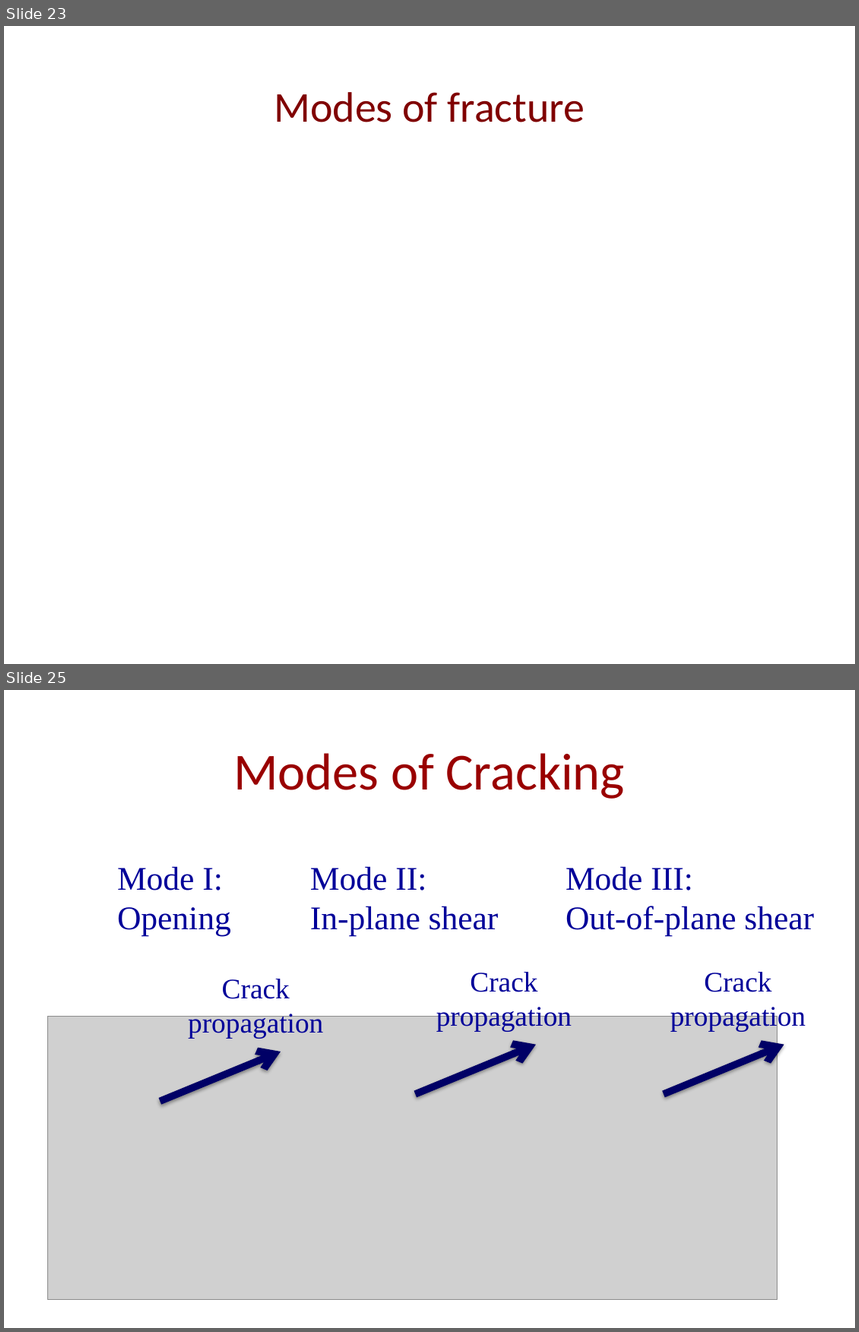
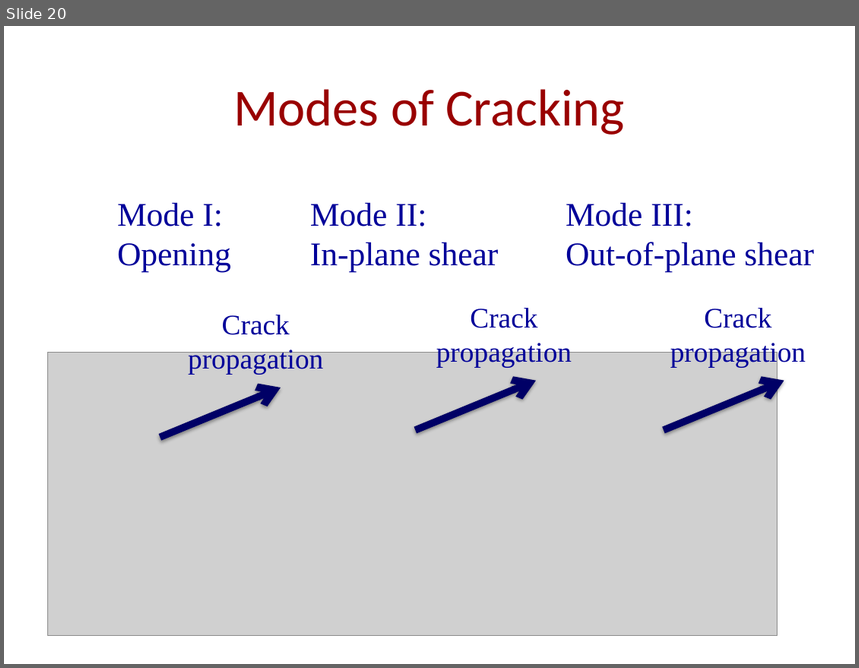
Before and after one commit to UW-geophysics-edu/ess-411-511, a slide deck: lectures/pptx/ESS411_511_Class_19.pptx. Shown one above the other, each under a label of ours: slides 23 and 25 before the commit, slide 20 after it; the slides between them are not shown. The pictures are 859x1332 and 859x668 pixels, drawn with LibreOffice and Linux fonts; fonts in the diff are those of the drawing; grey boxes stand for pictures. Boxes give left, top, right and bottom in pixels: in the first picture for what was removed or moved away, otherwise in the second. Text is boxed around its words. In the diff, an @@ line names an element or a change of style, - is before the commit and + after.

```diff
--- a/lectures/pptx/ESS411_511_Class_19.pptx
+++ b/lectures/pptx/ESS411_511_Class_19.pptx
@@ slide 23 removed at [4, 26, 855, 664], background #FFFFFF @@
@@ title removed at [274, 92, 585, 123] @@
-Modes of fracture
@@ what was slide 25 is now slide 20 @@
```
Also in this commit, not shown: 1 slide changed, 1 slide added, 14 other slides removed, 10 other files.
